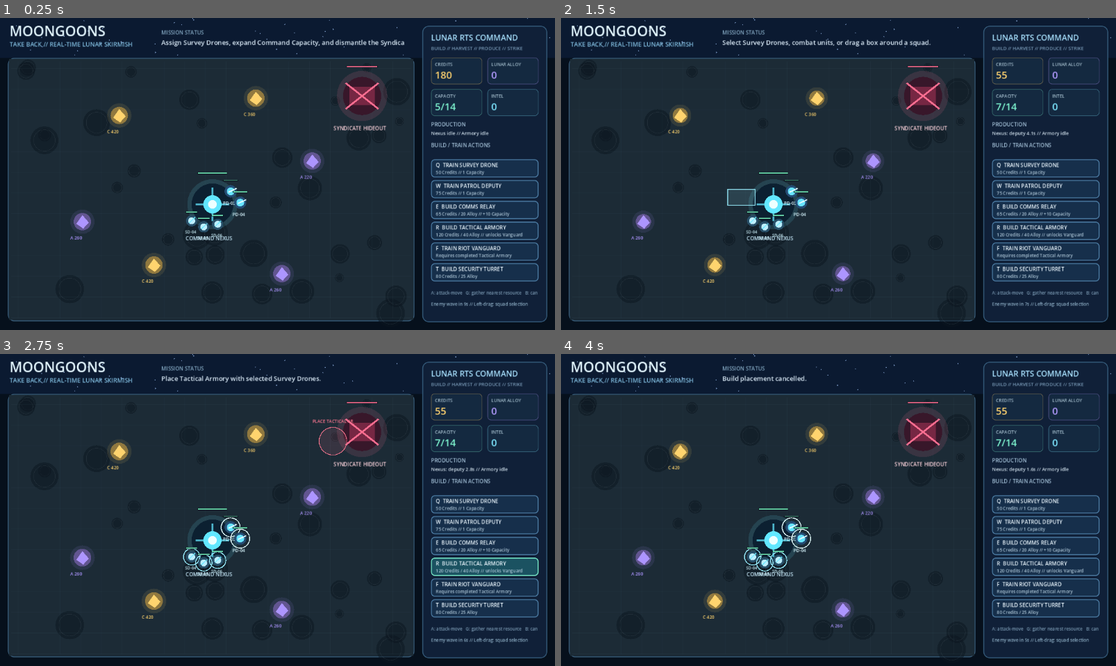
Above: before the commit, frames 1-4 (two rows, left to right).
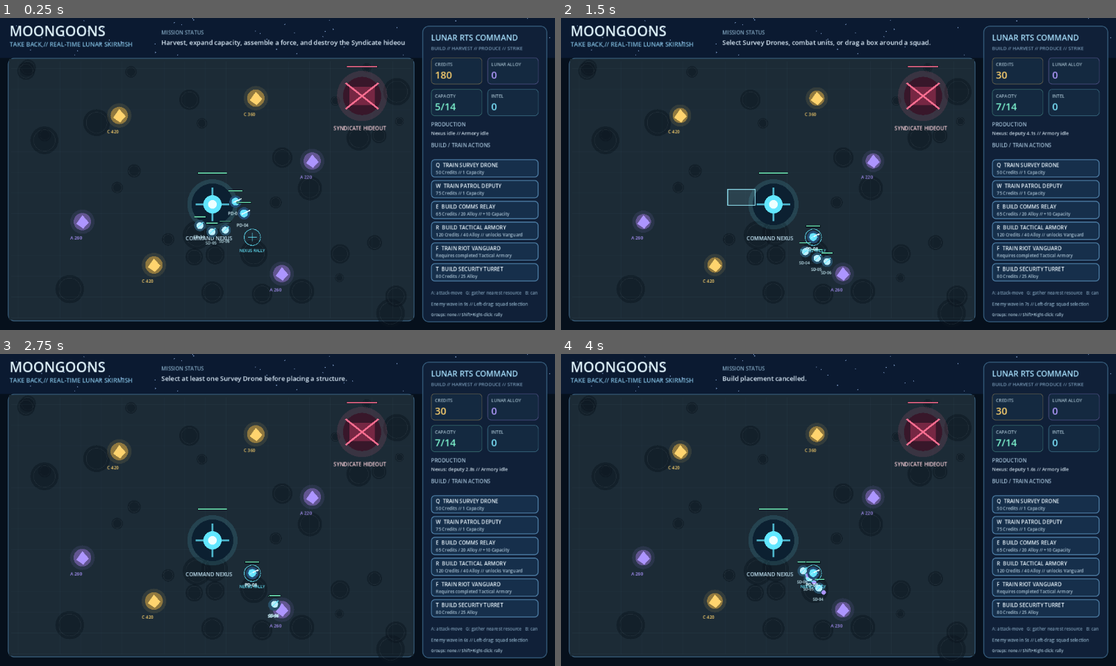
Above: after the commit, the same moments.

Repository: POTD725/MoonGoons-Take-Back
Game: Godot game, scene res://scenes/Main.tscn
Same seed, same stepped clock (60 frames per second), same inputs: the game is played once before the commit and once after it.
Inputs (mouse positions are in pixels of both pictures, inside the frame that each line leads up to):
- Up to frame 1 (0.25 s): no input
- Up to frame 2 (1.5 s): tap Enter at 0.5 s; move the mouse to (960, 158) at 0.52 s; hold W 0.53-1.25 s; tap Q at 0.6 s; click (960, 158) at 0.67 s; drag from (727, 189) to (810, 236) at 1.27 s
- Up to frame 3 (2.75 s): move the mouse to (333, 441) at 2.02 s; hold W from 2.03 s (still down); tap R at 2.1 s
- Up to frame 4 (4 s): release W at 2.75 s; tap Space at 2.75 s; drag from (810, 572) to (672, 463) at 2.77 s; move the mouse to (1005, 556) at 3.52 s; hold A from 3.53 s (still down); tap B at 3.6 s

The runs differ from the first frame. In frame 1, 1.3% of the frame differs, in the area x 29-91%, y 6-96%; in frame 2, 0.9%; in frame 3, 2.7%, in the area x 29-98%, y 6-96%; in frame 4, 1.1%.

Commit message:
Launch MoonGoons Take Back phase two RTS systems

Diff:
--- a/scenes/Main.tscn
+++ b/scenes/Main.tscn
@@ -1,6 +1,6 @@
 [gd_scene load_steps=2 format=3]
 
-[ext_resource type="Script" path="res://scripts/moongoons_rts_match_launch.gd" id="1_game"]
+[ext_resource type="Script" path="res://scripts/moongoons_rts_phase_two.gd" id="1_game"]
 
 [node name="MoonGoonsTakeBack" type="Node2D"]
 script = ExtResource("1_game")
